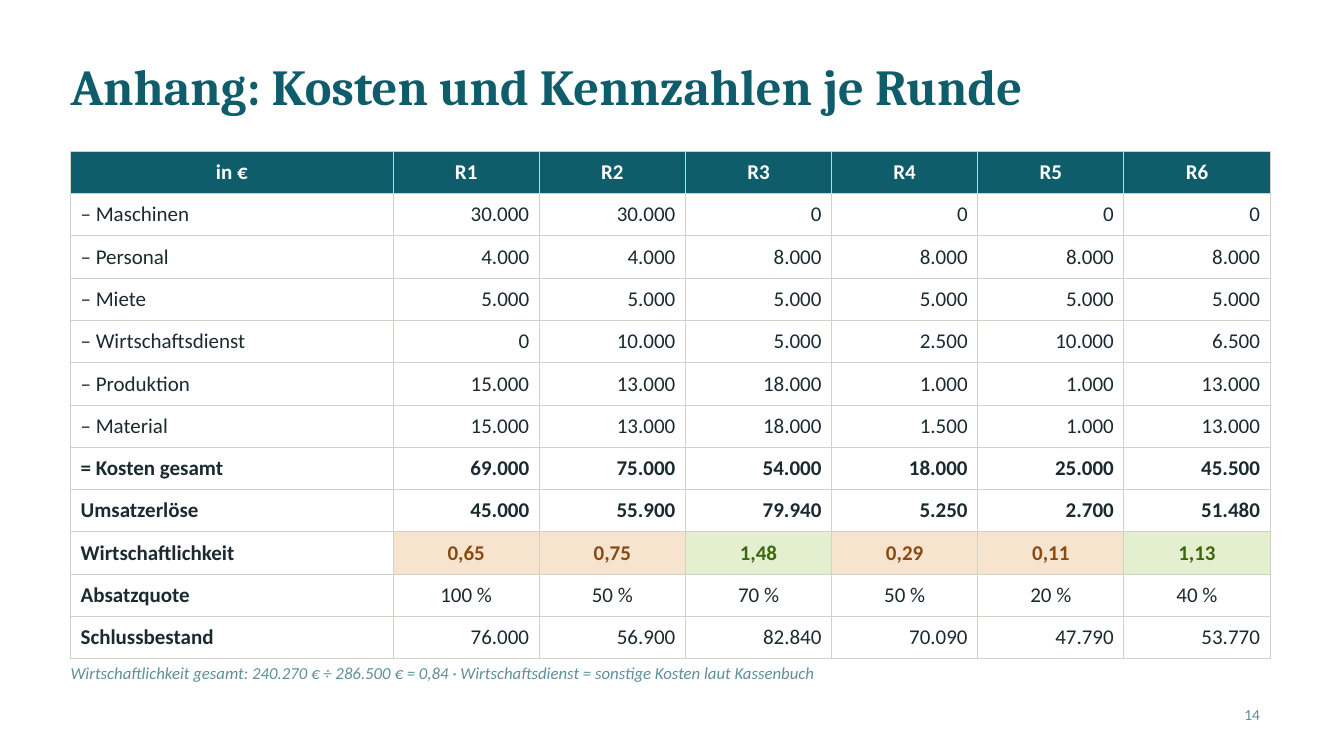
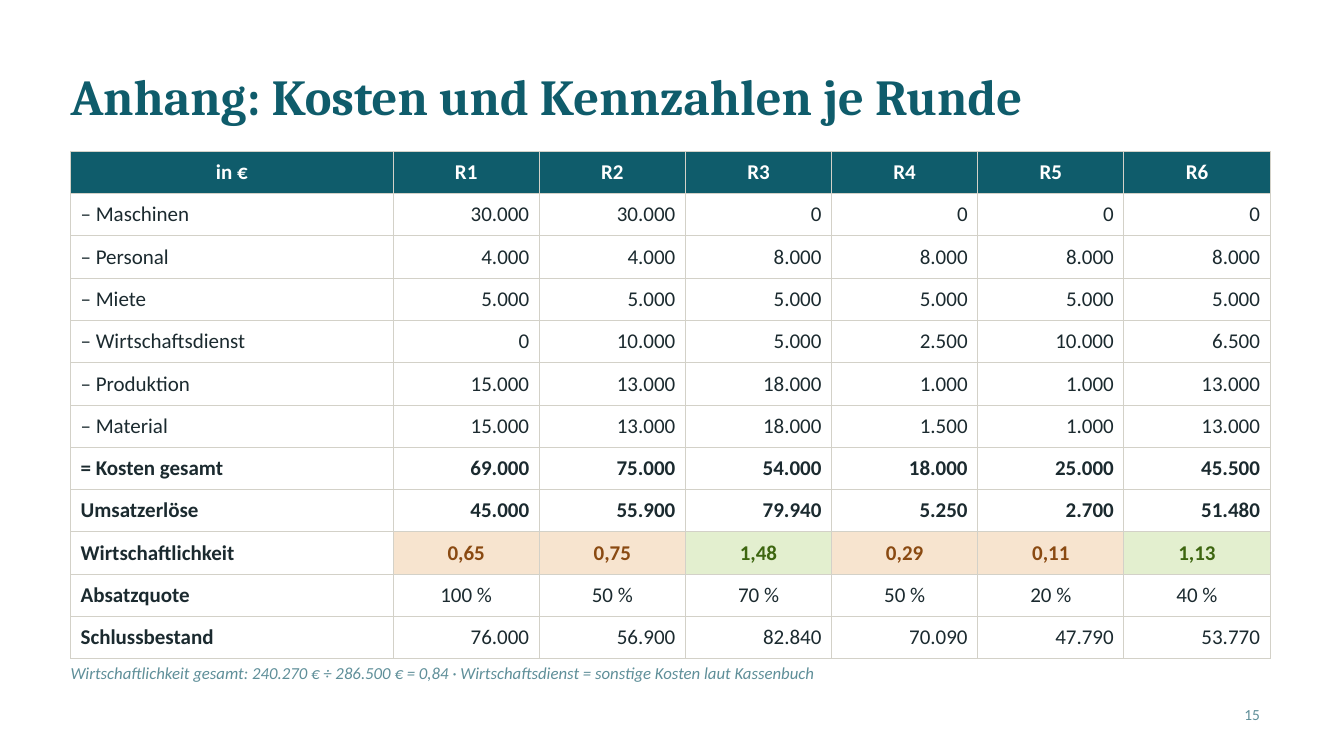
Before and after one commit to jofy0002/claude-workspace, a slide deck: slide 15 of endpraesentation/Elbharz_Endpraesentation.pptx (slide 14 before the commit). Drawn at 1344x756 pixels with LibreOffice and Linux fonts; fonts in the diff are those of the drawing. Boxes give left, top, right and bottom in pixels: in the first picture for what was removed or moved away, otherwise in the second. Text is boxed around its words. In the diff, an @@ line names an element or a change of style, - is before the commit and + after.

```diff
--- a/endpraesentation/Elbharz_Endpraesentation.pptx
+++ b/endpraesentation/Elbharz_Endpraesentation.pptx
@@ title "Anhang: Kosten und Kennzahlen je ...": place and size @@
-title "Anhang: Kosten und Kennzahlen je ..." at <box>71,70,1022,116</box>
+title "Anhang: Kosten und Kennzahlen je ..." at <box>71,80,1022,126</box>
@@ page number at <box>1244,710,1260,720</box>: text changed @@
-14
+15
```
Also in this commit, not shown: 12 other slides changed, 1 slide added, 4 other files.
